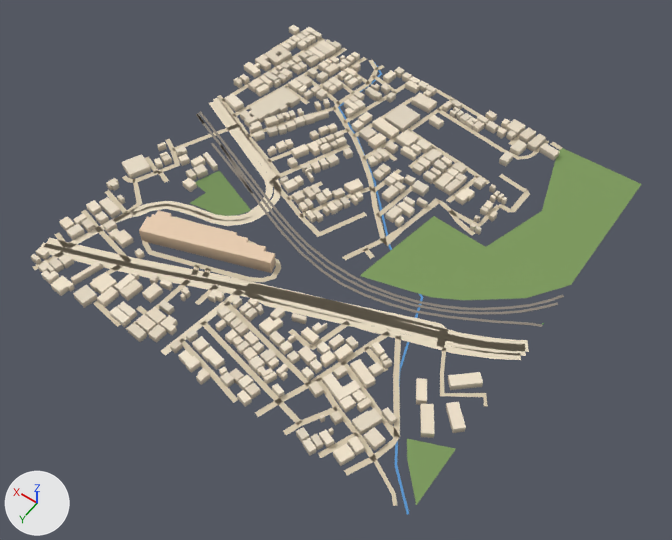
Before and after pictures for a commit that changed the glTF model public/assets/bengaluru-region-v1/tiles/t-10_13-l0.glb.
Both versions are drawn from a 50 mm camera at (-5146.0, 7317.0, 797.0) aimed at (-4771.0, 6792.0, -28.0). Every picture has the same lights, and +X, +Y and +Z are marked at lower left. The first picture is the older version.

Names of what the first picture shows: 'building', 'ground' and 1 more.
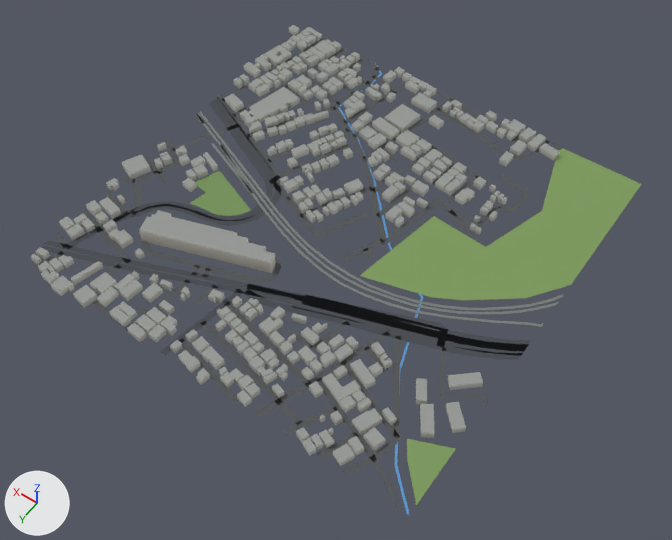
Edits to the bpy script that builds the scene:
```text
Change me_building:
    used by ob_building; location = (-5000.0, 6500.0, 0.0)
    remove me_building.from_pydata(...)  # 3176 vertices, 4074 faces; spans x 3.0..513.0, y -4.0..508.0, z 0.0..18.0
    add me_building.from_pydata(...)  # 3176 vertices, 4972 faces; spans x 3.0..513.0, y -4.0..508.0, z 0.0..18.0
    me_building part 1: 4074 kept faces spanning x 3.0..513.0, y -4.0..508.0, z 0.0..18.0 get new vertex colours
Change me_ground:
    used by ob_ground; location = (-5000.0, 6500.0, 0.0)
    remove me_ground.from_pydata(...)  # 1258 vertices, 1080 faces; spans x -4.0..503.0, y -3.0..503.0, z 1.0
    add me_ground.from_pydata(...)  # 1289 vertices, 1105 faces; spans x 0.0..500.0, y 0.0..500.0, z 1.0
    me_ground part 2: the loose piece of 28 vertices spanning x 226.0..502.0, y 365.0..481.0, z 1.0 is rebuilt with 30 vertices and now spans x 227.0..500.0, y 369.0..478.0, z 1.0
    me_ground part 3: the loose piece of 16 vertices spanning x 298.0..502.0, y 384.0..472.0, z 1.0 is rebuilt with 16 vertices and now spans x 299.0..500.0, y 388.0..469.0, z 1.0
    me_ground part 4: the loose piece of 8 vertices spanning x 219.0..303.0, y 356.0..397.0, z 1.0 is rebuilt with 8 vertices and now spans x 220.0..301.0, y 359.0..394.0, z 1.0
    me_ground part 5: 66 vertices moved from x -4.0..501.0, y -3.0..503.0, z 1.0 to x 0.0..500.0, y 0.0..500.0, z 1.0; 51 vertices removed from x -2.0..502.0, y -3.0..503.0, z 1.0; 78 vertices added at x 0.0..500.0, y 0.0..500.0, z 1.0
    me_ground part 6: 777 kept faces spanning x 0.0..500.0, y 0.0..500.0, z 1.0 get new vertex colours; the middle colour goes from beige #d7c9ae to dark grey #535556
    other edits to the shape of me_ground do not show in these pictures
```

Where the change shows, as pixel boxes [x1, y1, x2, y2] in the pictures (672 x 540 px; the box of a moved part takes in the faces that stretch with it):
'ground', reshaped
    before: [33, 32, 641, 506]
    after: [32, 32, 641, 507]
part 1 of me_building, recoloured (darker)
    both: [31, 25, 560, 466]
part 2 of me_ground, rebuilt (9% shorter)
    before: [41, 242, 295, 307]
    after: [41, 245, 294, 304]
part 3 of me_ground, rebuilt (10% shorter)
    before: [44, 238, 230, 287]
    after: [45, 240, 230, 284]
part 4 of me_ground, rebuilt (18% shorter)
    before: [227, 277, 305, 304]
    after: [228, 279, 304, 301]
part 5 of me_ground, moved or reshaped
    before: [33, 38, 564, 506]
    after: [32, 38, 564, 507]
part 6 of me_ground, recoloured
    both: [50, 57, 558, 506]
